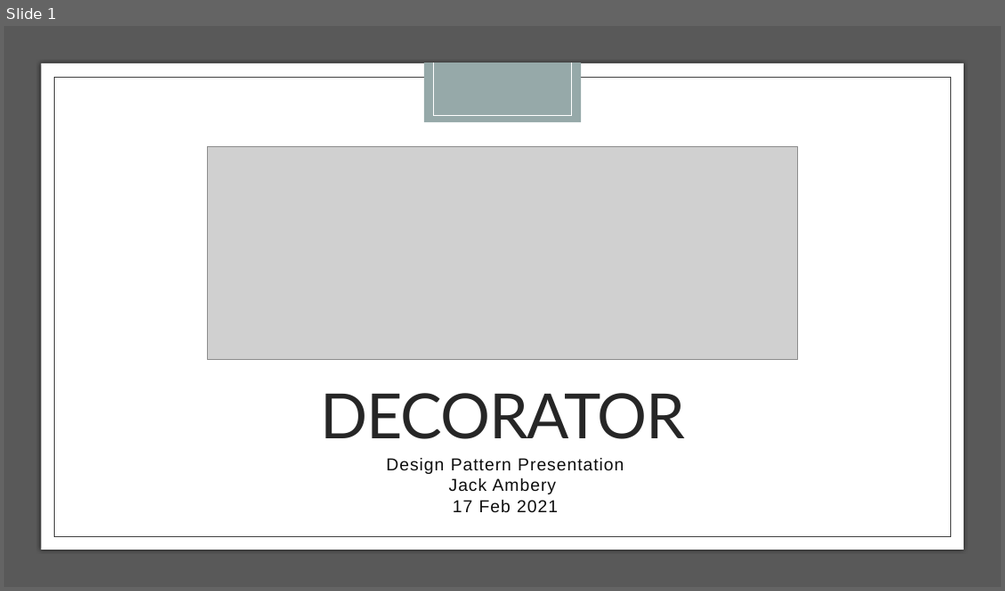
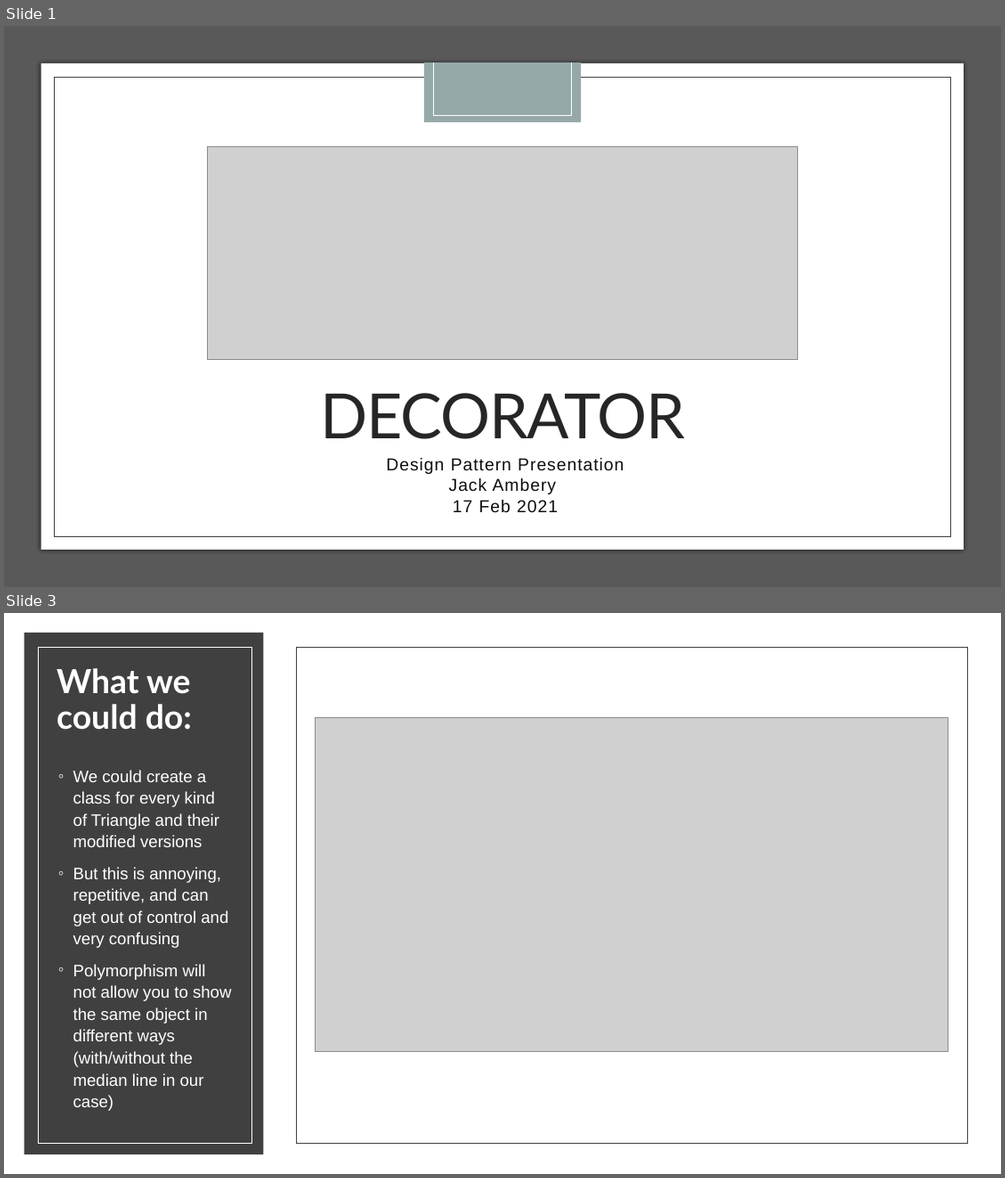
Before and after one commit to jackambery/All-Dual-Enrollment-Work, a slide deck: Student Presentations/DecoratorPresentation.pptx. Shown one above the other, each under a label of ours: slide 1 before the commit, slides 1 and 3 after it; the slides between them are not shown. The pictures are 1005x591 and 1005x1178 pixels, drawn with LibreOffice and Linux fonts; fonts in the diff are those of the drawing; grey boxes stand for pictures. Boxes give left, top, right and bottom in pixels: in the first picture for what was removed or moved away, otherwise in the second. Text is boxed around its words. In the diff, an @@ line names an element or a change of style, - is before the commit and + after.

```diff
--- a/Student Presentations/DecoratorPresentation.pptx
+++ b/Student Presentations/DecoratorPresentation.pptx
@@ slide 3 added at [4, 613, 1001, 1174], background #000000 @@
@@ rectangle added at [4, 613, 1001, 1174], fill #FFFFFF @@
@@ rectangle added at [24, 633, 264, 1154], fill #404040 @@
@@ rectangle added at [39, 647, 252, 1143], outline #FFFFFF 0.5 pt @@
@@ rectangle added at [296, 647, 967, 1143], outline #404040 0.5 pt @@
@@ title added at [57, 668, 192, 730], 32 pt, text #FFFFFF, bold @@
+What we could do:
@@ picture added at [316, 717, 947, 1051] @@
@@ text added at [73, 770, 231, 1111], 16 pt, text #FFFFFF @@
+◦ We could create a class for every kind of Triangle and their modified versions
+◦ But this is annoying, repetitive, and can get out of control and very confusing
+◦ Polymorphism will not allow you to show the same object in different ways (with/without the median line in our case)
```
Also in this commit, not shown: 9 other slides added, 1 slide removed.
